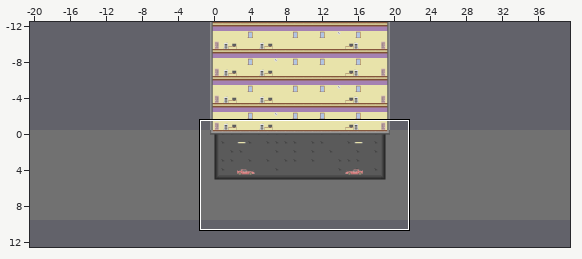
Tiled map: Assets/Tiled/Tilemaps/GameWorldBaby.tmx. Above: a wide view before the commit, with the close-up outlined.
Close-up. Old version:
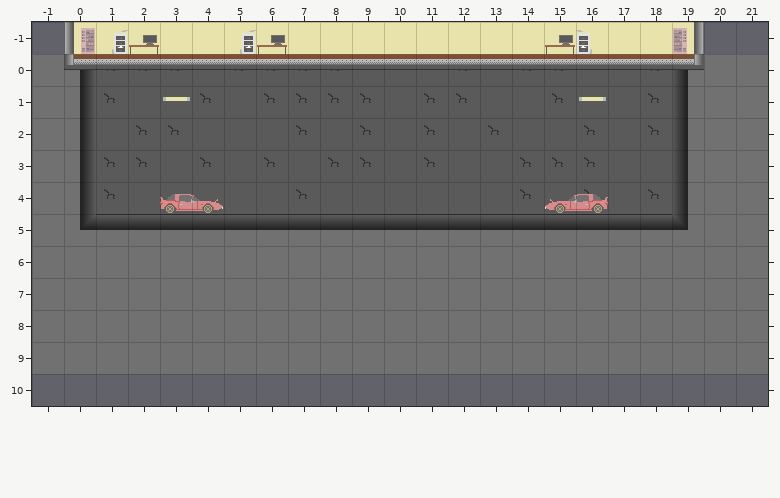
Cells are 32x32 px. Shown: x -1..21, y -1..10. The commit also changed other parts of the map, which this record leaves out.
After:
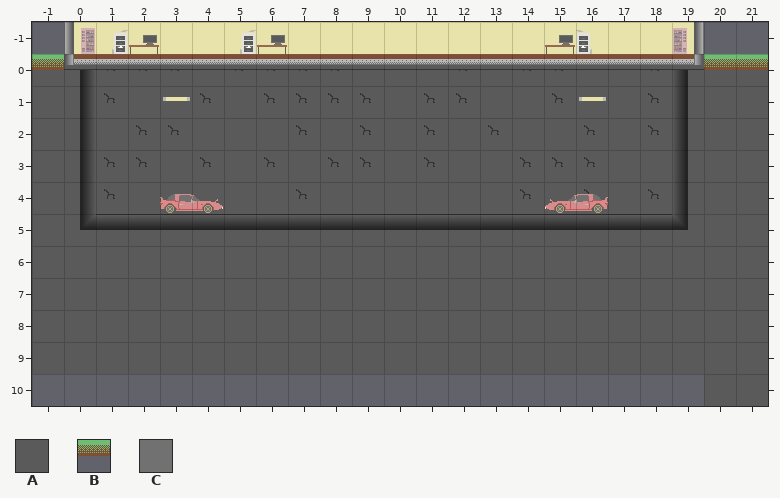
Key: from "Office Tileset": A 22, B 25, C 34.
_ is an empty cell.
Edits made:
{"where": "layer \"Basement\""}
{"y":0,"x":-1,"old":"CC","new":"AA"}
{"y":0,"x":19,"old":"CCC","new":"AAA"}
{"y":1,"x":-1,"old":"CC","new":"AA"}
{"y":1,"x":19,"old":"CCC","new":"AAA"}
{"y":2,"x":-1,"old":"CC","new":"AA"}
{"y":2,"x":19,"old":"CCC","new":"AAA"}
{"y":3,"x":-1,"old":"CC","new":"AA"}
{"y":3,"x":19,"old":"CCC","new":"AAA"}
{"y":4,"x":-1,"old":"CC","new":"AA"}
{"y":4,"x":19,"old":"CCC","new":"AAA"}
{"y":5,"x":-1,"old":"CCCCCCCCCCCCCCCCCCCCCCC","new":"AAAAAAAAAAAAAAAAAAAAAAA"}
{"y":6,"x":-1,"old":"CCCCCCCCCCCCCCCCCCCCCCC","new":"AAAAAAAAAAAAAAAAAAAAAAA"}
{"y":7,"x":-1,"old":"CCCCCCCCCCCCCCCCCCCCCCC","new":"AAAAAAAAAAAAAAAAAAAAAAA"}
{"y":8,"x":-1,"old":"CCCCCCCCCCCCCCCCCCCCCCC","new":"AAAAAAAAAAAAAAAAAAAAAAA"}
{"y":9,"x":-1,"old":"CCCCCCCCCCCCCCCCCCCCCCC","new":"AAAAAAAAAAAAAAAAAAAAAAA"}
{"where": "layer \"Background\""}
{"y":0,"x":-1,"old":"__","new":"BB"}
{"y":0,"x":20,"old":"__","new":"BB"}
{"label":"changed","picture_box":[32,54,768,374]}
